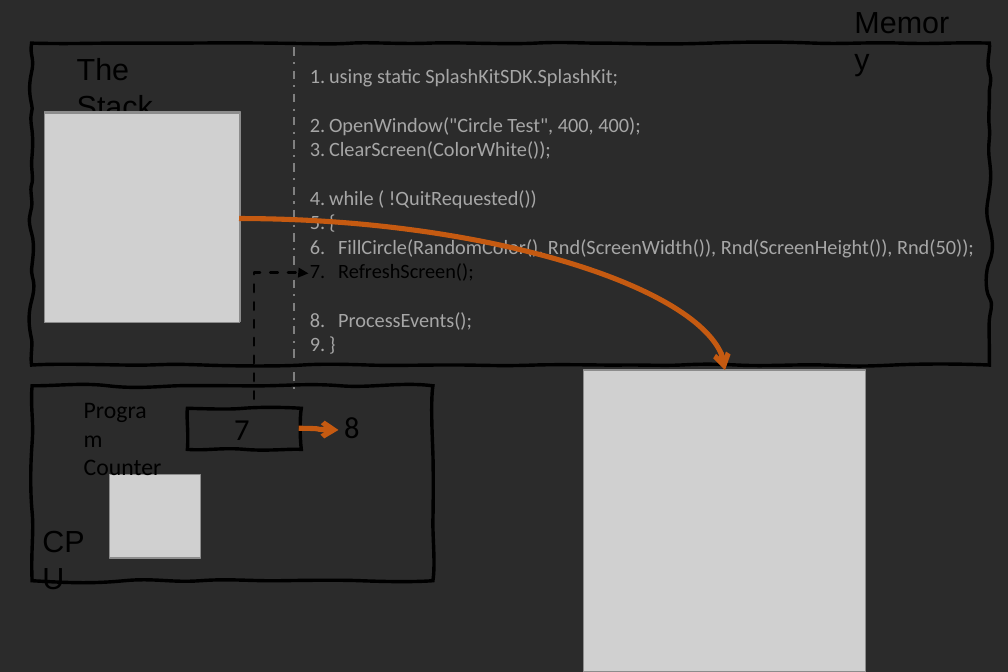
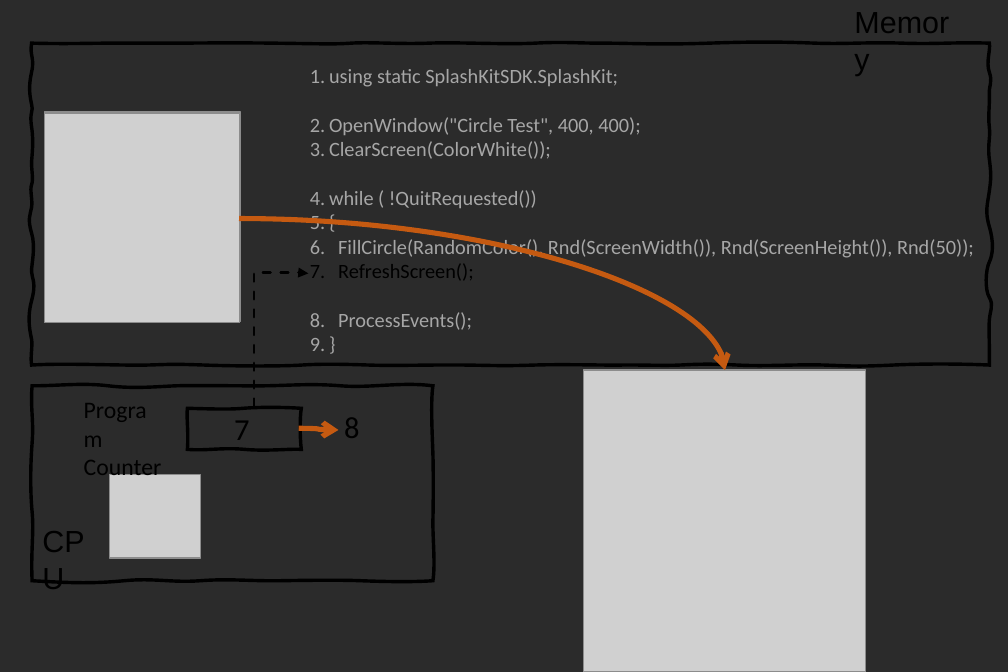
Before and after one commit to splashkit/the-programmers-field-guide, a slide deck: slide 9 of resources/ppt-slides/while-loop-splashkit.pptx. Drawn at 1008x672 pixels with LibreOffice and Linux fonts; fonts in the diff are those of the drawing; grey boxes stand for pictures; background and template pictures are left out; a plain dark background stands for a picture behind light text. Boxes give left, top, right and bottom in pixels: in the first picture for what was removed or moved away, otherwise in the second. Text is boxed around its words. In the diff, an @@ line names an element or a change of style, - is before the commit and + after.

```diff
--- a/resources/ppt-slides/while-loop-splashkit.pptx
+++ b/resources/ppt-slides/while-loop-splashkit.pptx
@@ text removed at (77, 58, 153, 123) @@
-The Stack
@@ line removed from (294, 48) to (294, 394) @@
@@ elbow arrow moved from (254, 399) - (308, 273) to (254, 406) - (308, 273) @@
```
Also in this commit, not shown: 15 other slides changed, 33 other files.
